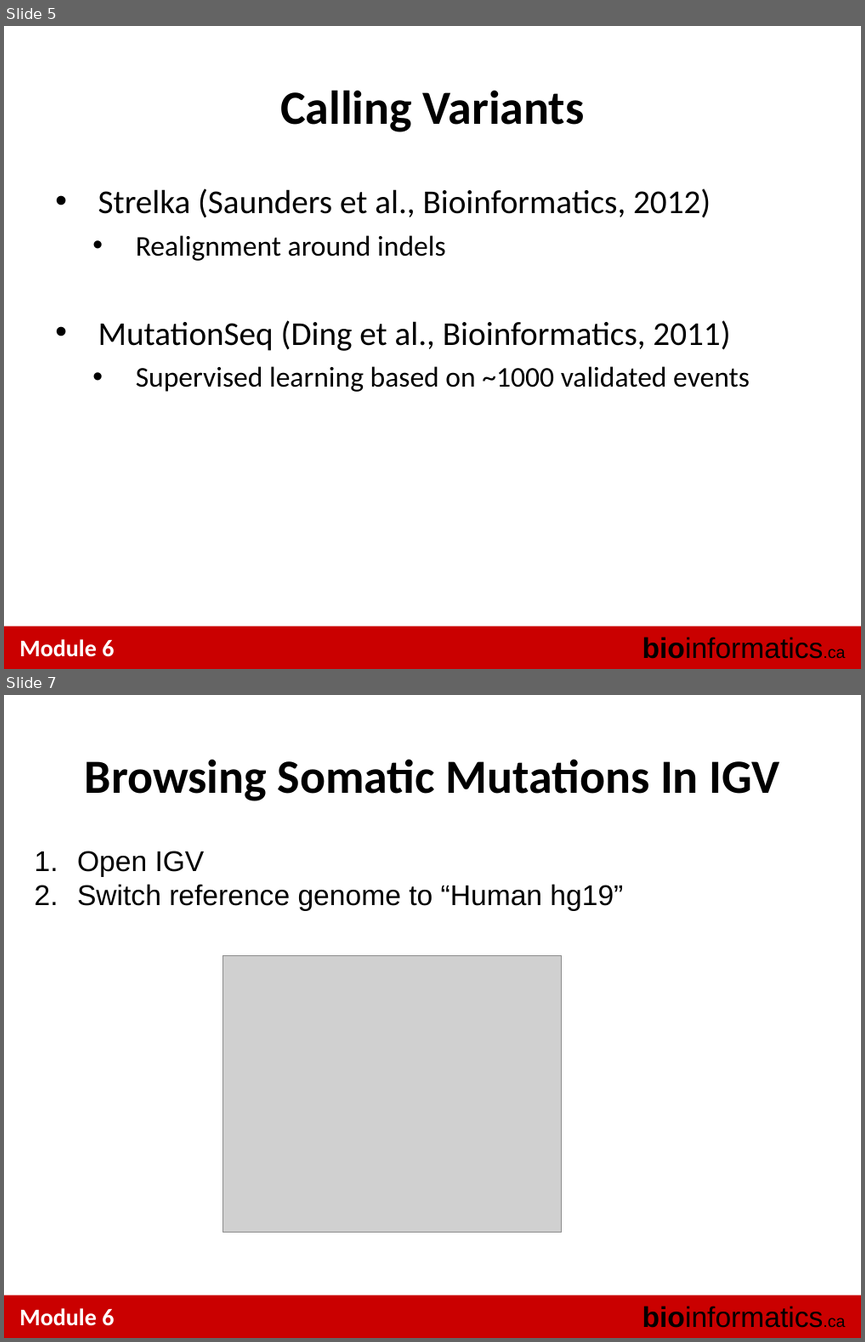
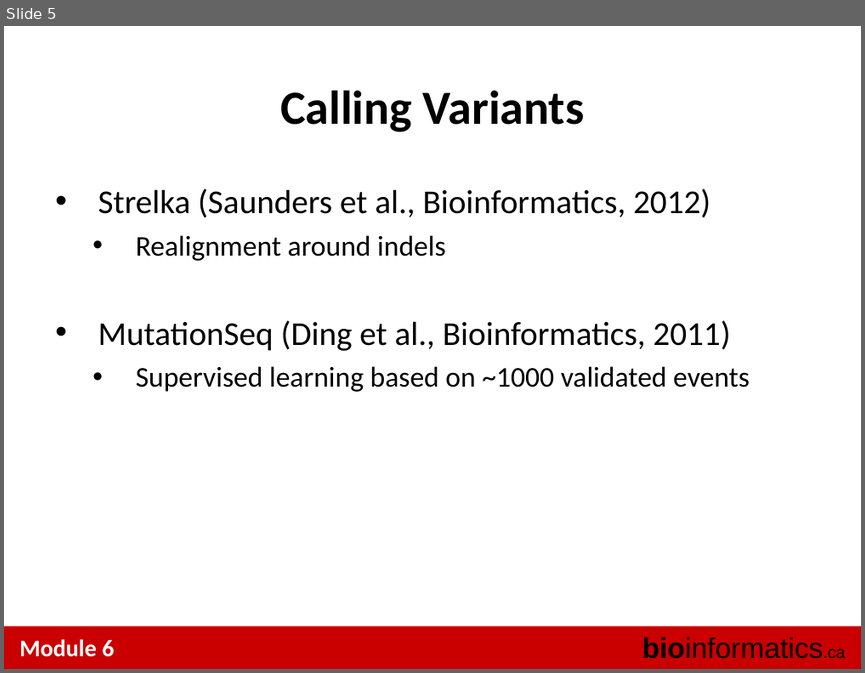
Before and after one commit to tinyheero/BICG-2016, a slide deck: snvs/content/BiCG_2014_Module6_Lab_shah.ppt. Shown one above the other, each under a label of ours: slides 5 and 7 before the commit, slide 5 after it; the slides between them are not shown. The pictures are 865x1342 and 865x673 pixels, drawn with LibreOffice and Linux fonts; fonts in the diff are those of the drawing; grey boxes stand for pictures. Boxes give left, top, right and bottom in pixels: in the first picture for what was removed or moved away, otherwise in the second. Text is boxed around its words. In the diff, an @@ line names an element or a change of style, - is before the commit and + after.

```diff
--- a/snvs/content/BiCG_2014_Module6_Lab_shah.ppt
+++ b/snvs/content/BiCG_2014_Module6_Lab_shah.ppt
@@ slide 7 removed at [4,695,861,1338], background #FFFFFF; not listed: 3 template elements that a slide beside it also shows @@
@@ text removed at [85,759,780,801] @@
-Browsing Somatic Mutations In IGV
@@ text removed at [77,851,623,911] @@
-1. Open IGV
-2. Switch reference genome to “Human hg19”
@@ picture removed at [223,955,561,1231] @@
```
Also in this commit, not shown: 4 slides changed, 3 other slides removed.
